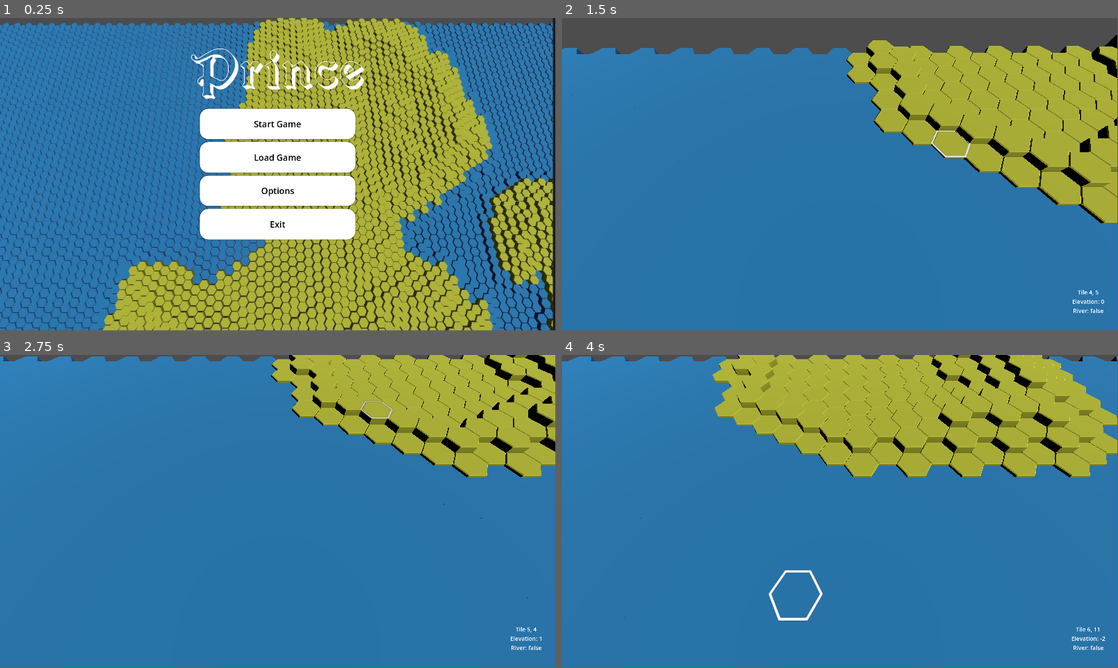
Above: before the commit, frames 1-4 (two rows, left to right).
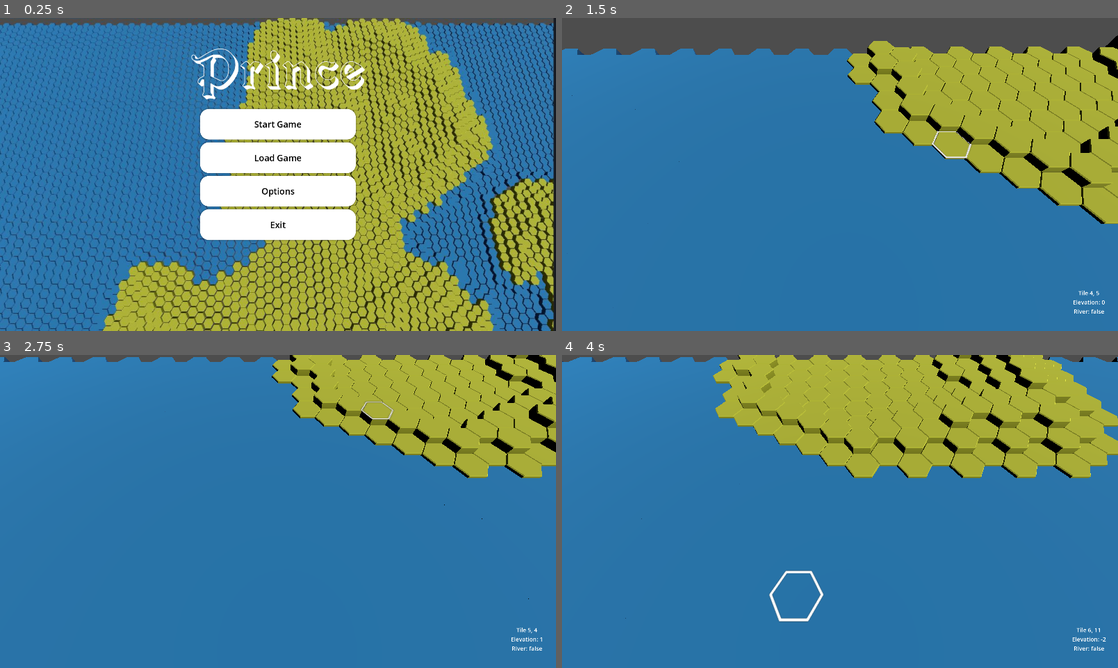
Above: after the commit, the same moments.

Repository: web-fu/prince
Game: Godot game, scene res://scenes/ui/MainMenu.tscn
Two runs of this game, one before a commit and one after it. Both use one fixed random seed, a clock stepped at 60 frames per second and the inputs below.
Inputs (mouse positions are in pixels of both pictures, inside the frame that each line leads up to):
- Up to frame 1 (0.25 s): no input
- Up to frame 2 (1.5 s): click "Start Game" at 0.5 s; tap Enter at 1.25 s; move the mouse to (962, 158) at 1.27 s; hold E (axial_move_north_east) from 1.28 s (still down); hold Down (camera_move_down) from 1.28 s (still down); click (962, 158) at 1.42 s
- Up to frame 3 (2.75 s): move the mouse to (166, 527) at 2.02 s; release E (axial_move_north_east) at 2.03 s; release Down (camera_move_down) at 2.03 s; hold S (axial_move_south) from 2.03 s (still down); tap Left (camera_move_left) at 2.1 s
- Up to frame 4 (4 s): tap Space at 2.75 s; move the mouse to (895, 442) at 2.77 s; release S (axial_move_south) at 2.78 s; hold E (axial_move_north_east) 2.78-3.53 s; hold Right (camera_move_right) 2.78-3.53 s; move the mouse to (812, 574) at 3.52 s; hold W (axial_move_north) from 3.53 s (still down); tap Up (camera_move_up) at 3.6 s; click (812, 574) at 3.67 s
In our replay, the window is 799x449 before the commit and 800x450 after it. These sizes can differ from the game's own. Grey fills any space a smaller window leaves; there, only what the larger window draws over its background counts as a difference.

The runs differ from the first frame. In frame 1, 13% of the frame differs, in the area x 0-100%, y 0-100%; in frame 2, 1.7%; in frame 3, 1.7%; in frame 4, 2.2%.

Commit message:
Main Menu update

Diff:
--- a/project.godot
+++ b/project.godot
@@ -23,6 +23,8 @@
 
 window/size/viewport_width=1920
 window/size/viewport_height=1080
+window/stretch/mode="viewport"
+window/stretch/aspect="expand"
 
 [input]
 
--- a/scenes/ui/MainMenu.tscn
+++ b/scenes/ui/MainMenu.tscn
@@ -7,16 +7,26 @@
 [sub_resource type="StyleBoxTexture" id="StyleBoxTexture_35s63"]
 texture = ExtResource("2_bgo7k")
 
-[sub_resource type="StyleBoxEmpty" id="StyleBoxEmpty_x43gr"]
-
-[sub_resource type="StyleBoxFlat" id="StyleBoxFlat_wtfq4"]
-bg_color = Color(0.637843, 0.637843, 0.637843, 1)
-
-[sub_resource type="StyleBoxFlat" id="StyleBoxFlat_iqtmo"]
-bg_color = Color(0.266575, 0.266575, 0.266575, 1)
-
 [sub_resource type="StyleBoxFlat" id="StyleBoxFlat_f1nr3"]
 bg_color = Color(1, 1, 1, 1)
+corner_radius_top_left = 30
+corner_radius_top_right = 30
+corner_radius_bottom_right = 30
+corner_radius_bottom_left = 30
+shadow_color = Color(0, 0, 0, 0.231373)
+shadow_size = 5
+
+[sub_resource type="StyleBoxFlat" id="StyleBoxFlat_fdx5w"]
+bg_color = Color(0.678431, 0.678431, 0.678431, 1)
+corner_radius_top_left = 30
+corner_radius_top_right = 30
+corner_radius_bottom_right = 30
+corner_radius_bottom_left = 30
+shadow_color = Color(0, 0, 0, 0.231373)
+shadow_size = 5
+
+[sub_resource type="StyleBoxFlat" id="StyleBoxFlat_6t55l"]
+bg_color = Color(0.351563, 0.351563, 0.351563, 1)
 corner_radius_top_left = 30
 corner_radius_top_right = 30
 corner_radius_bottom_right = 30
@@ -80,9 +90,9 @@
 theme_override_colors/font_focus_color = Color(0, 0, 0, 1)
 theme_override_colors/font_color = Color(0, 0, 0, 1)
 theme_override_font_sizes/font_size = 30
-theme_override_styles/focus = SubResource("StyleBoxEmpty_x43gr")
-theme_override_styles/hover = SubResource("StyleBoxFlat_wtfq4")
-theme_override_styles/pressed = SubResource("StyleBoxFlat_iqtmo")
+theme_override_styles/focus = SubResource("StyleBoxFlat_f1nr3")
+theme_override_styles/hover = SubResource("StyleBoxFlat_fdx5w")
+theme_override_styles/pressed = SubResource("StyleBoxFlat_6t55l")
 theme_override_styles/normal = SubResource("StyleBoxFlat_f1nr3")
 text = "Start Game"
 
@@ -94,9 +104,9 @@
 theme_override_colors/font_focus_color = Color(0, 0, 0, 1)
 theme_override_colors/font_color = Color(0, 0, 0, 1)
 theme_override_font_sizes/font_size = 30
-theme_override_styles/focus = SubResource("StyleBoxEmpty_x43gr")
-theme_override_styles/hover = SubResource("StyleBoxFlat_wtfq4")
-theme_override_styles/pressed = SubResource("StyleBoxFlat_iqtmo")
+theme_override_styles/focus = SubResource("StyleBoxFlat_f1nr3")
+theme_override_styles/hover = SubResource("StyleBoxFlat_fdx5w")
+theme_override_styles/pressed = SubResource("StyleBoxFlat_6t55l")
 theme_override_styles/normal = SubResource("StyleBoxFlat_f1nr3")
 text = "Load Game"
 
@@ -108,9 +118,9 @@
 theme_override_colors/font_focus_color = Color(0, 0, 0, 1)
 theme_override_colors/font_color = Color(0, 0, 0, 1)
 theme_override_font_sizes/font_size = 30
-theme_override_styles/focus = SubResource("StyleBoxEmpty_x43gr")
-theme_override_styles/hover = SubResource("StyleBoxFlat_wtfq4")
-theme_override_styles/pressed = SubResource("StyleBoxFlat_iqtmo")
+theme_override_styles/focus = SubResource("StyleBoxFlat_f1nr3")
+theme_override_styles/hover = SubResource("StyleBoxFlat_fdx5w")
+theme_override_styles/pressed = SubResource("StyleBoxFlat_6t55l")
 theme_override_styles/normal = SubResource("StyleBoxFlat_f1nr3")
 text = "Options"
 
@@ -122,9 +132,9 @@
 theme_override_colors/font_focus_color = Color(0, 0, 0, 1)
 theme_override_colors/font_color = Color(0, 0, 0, 1)
 theme_override_font_sizes/font_size = 30
-theme_override_styles/focus = SubResource("StyleBoxEmpty_x43gr")
-theme_override_styles/hover = SubResource("StyleBoxFlat_wtfq4")
-theme_override_styles/pressed = SubResource("StyleBoxFlat_iqtmo")
+theme_override_styles/focus = SubResource("StyleBoxFlat_f1nr3")
+theme_override_styles/hover = SubResource("StyleBoxFlat_fdx5w")
+theme_override_styles/pressed = SubResource("StyleBoxFlat_6t55l")
 theme_override_styles/normal = SubResource("StyleBoxFlat_f1nr3")
 text = "Exit
 "
Not shown: 1 places in scenes/ui/MainMenu.tscn that only renumber resources
